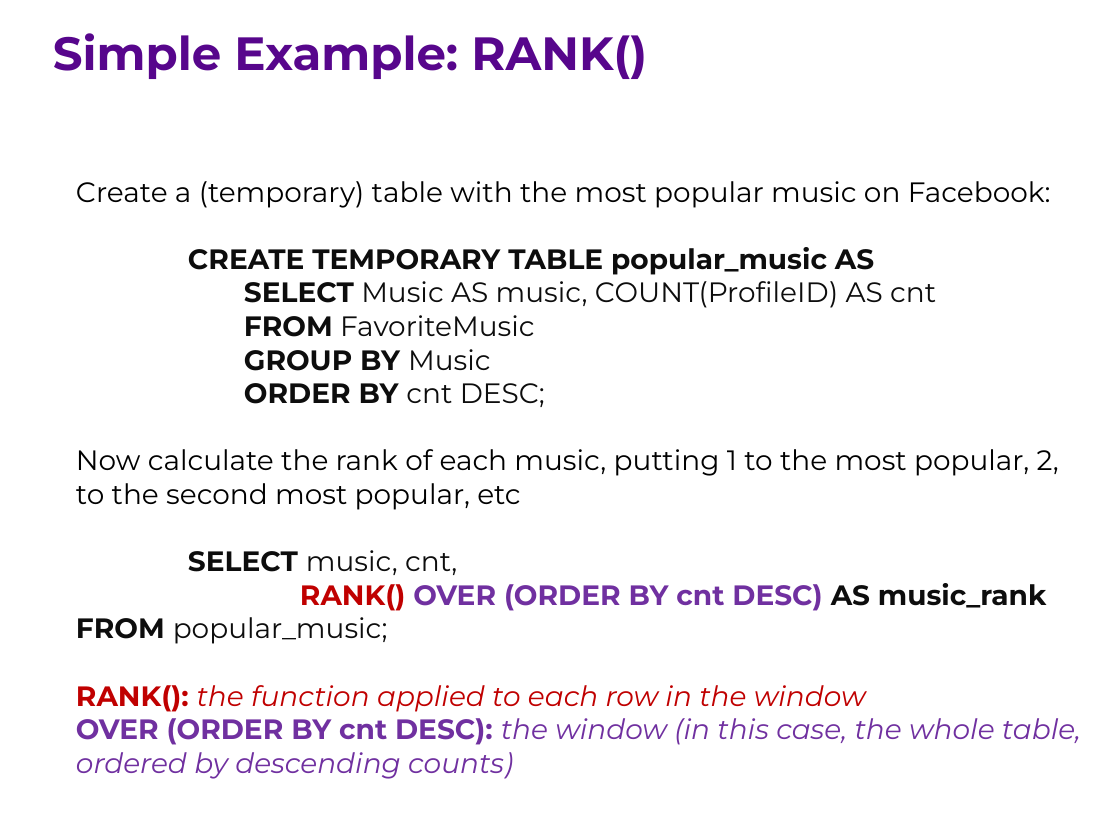
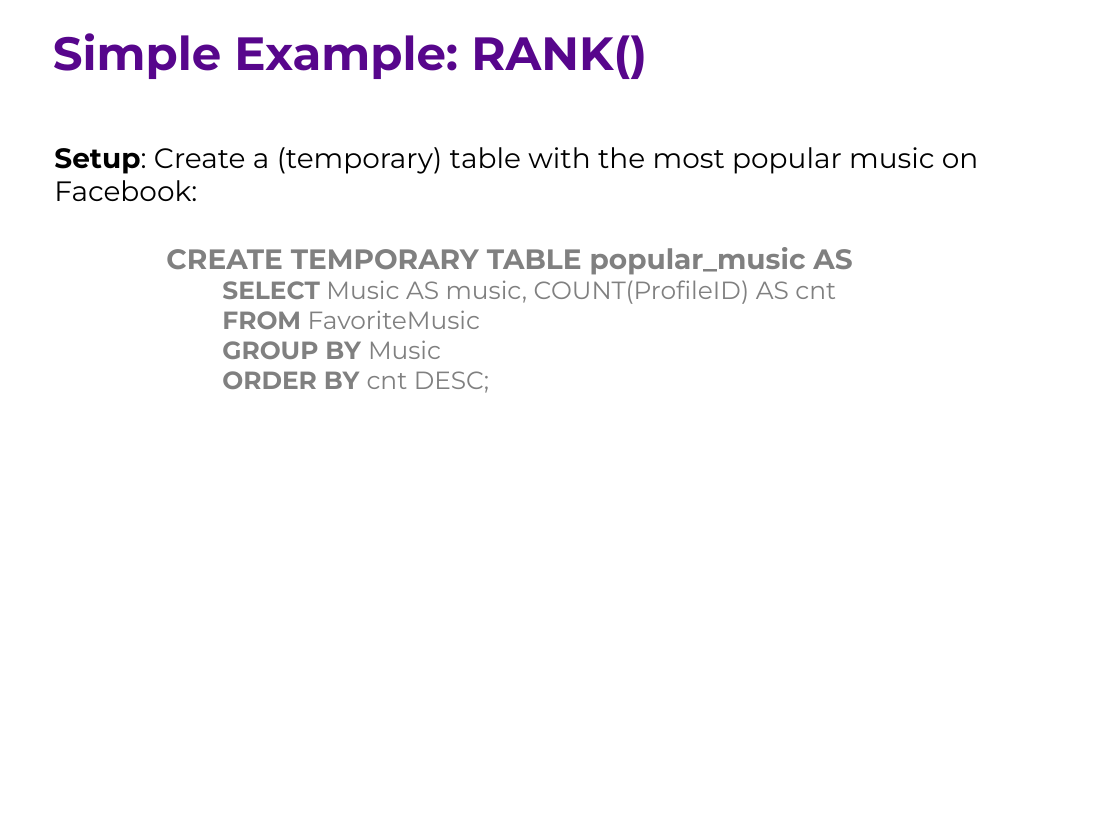
Before and after one commit to ipeirotis/introduction-to-databases, a slide deck: slide 5 of session7/G-Window_queries.pptx (slide 4 before the commit). Drawn at 1120x840 pixels with LibreOffice and Linux fonts; fonts in the diff are those of the drawing. Boxes give left, top, right and bottom in pixels: in the first picture for what was removed or moved away, otherwise in the second. Text is boxed around its words. In the diff, an @@ line names an element or a change of style, - is before the commit and + after.

```diff
--- a/session7/G-Window_queries.pptx
+++ b/session7/G-Window_queries.pptx
@@ text "Setup: Create a (temporary) table ...": place and size @@
-text "Setup: Create a (temporary) table ..." at <box>76,181,1081,779</box>
+text "Setup: Create a (temporary) table ..." at <box>54,147,979,393</box>
@@ text at <box>54,147,979,201</box>: text changed @@
-Create a (temporary) table with the most popular music on Facebook:
+Setup: Create a (temporary) table with the most popular music on Facebook:
@@ text at <box>166,247,852,393</box>: text colour #0D0D0D to #808080 in "CREATE TEMPORARY TABLE popular_music AS", "SELECT Music AS music, COUNT(ProfileID) AS cnt", "FROM FavoriteMusic", "GROUP BY Music" and 1 more places; size 18 to 16 pt in "SELECT Music AS music, COUNT(ProfileID) AS cnt", "FROM FavoriteMusic", "GROUP BY Music", "ORDER BY cnt DESC;" @@
@@ text at <box>76,449,1081,779</box>: paragraphs removed @@
-Now calculate the rank of each music, putting 1 to the most popular, 2, to the second most popular, etc
-  SELECT music, cnt,
-  RANK() OVER (ORDER BY cnt DESC) AS music_rank FROM popular_music;
-RANK(): the function applied to each row in the window
-OVER (ORDER BY cnt DESC): the window (in this case, the whole table, ordered by descending counts)
```
Also in this commit, not shown: 2 other slides changed, 7 slides added.
